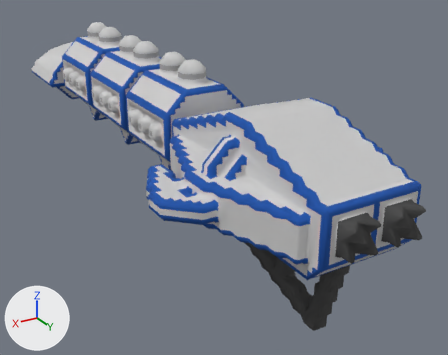
An edit to the OBJ model src/jsMain/resources/meshes/diadochi-4-charybdis-class.obj, drawn before and after from the same camera.
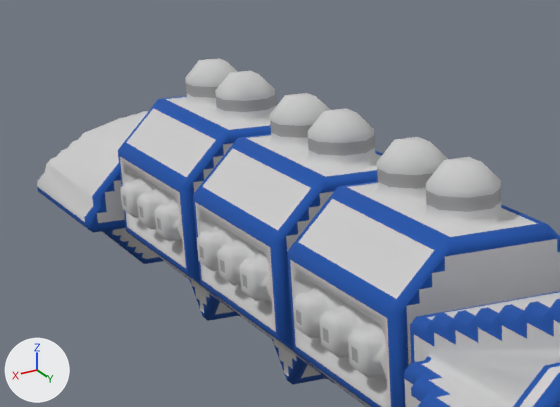
Each version is shown whole from a camera (50 mm lens) standing at (54.7, 119.4, -59.8) and looking at (-10.1, 11.4, -113.8), then close up on the part from 4% to 51% of the width and 0% to 43% of the height. The axes (+X, +Y, +Z) are drawn at lower left. The lights are the same throughout. Where no turn or scale is listed for an object, it has been applied to the vertices.

Names of what the first close-up shows: 'diadochi-4-charybdis-class'.
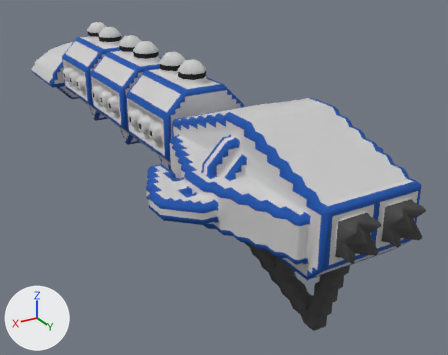
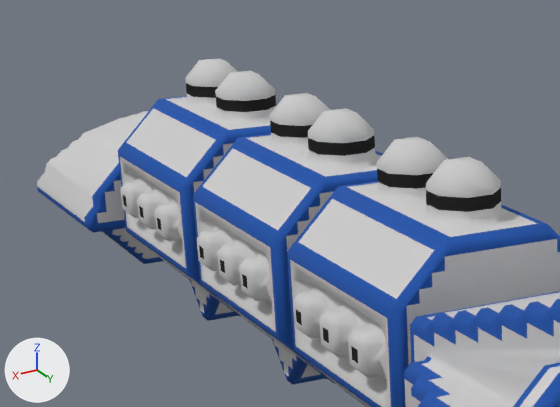
The newer file is also turned or shifted as a whole; pictures and numbers use the older file's frame.

Changed parts and their boxes [x1, y1, x2, y2] in the close-ups (560 x 407 px):
```json
{"part": 1, "of": "me_diadochi_4_charybdis_class", "change": "surface changed", "before": [123, 83, 501, 343], "after": [123, 83, 501, 343], "on screen": "grey to black"}
```

The change, as JSON lines over the scene's bpy script:
```json
{"block": "me_diadochi_4_charybdis_class", "where": "# used by ob_diadochi_4_charybdis_class; location = (0.0, 0.0, 0.0)"}
{"op": "remove", "block": "me_diadochi_4_charybdis_class", "code": "me_diadochi_4_charybdis_class.from_pydata(...)  # 5174 vertices, 9692 faces; spans x -21.5..21.5, y -70.0..70.0, z -120.8..-85.8"}
{"op": "add", "block": "me_diadochi_4_charybdis_class", "code": "me_diadochi_4_charybdis_class.from_pydata(...)  # 5177 vertices, 9684 faces; spans x -21.5..21.5, y -70.0..70.0, z -120.8..-85.8"}
{"block": "me_diadochi_4_charybdis_class", "change": "me_diadochi_4_charybdis_class part 1: 388 kept faces spanning x -10.5..10.5, y -69.0..19.0, z -107.0..-87.8 get new texture (UV) coordinates"}
```
